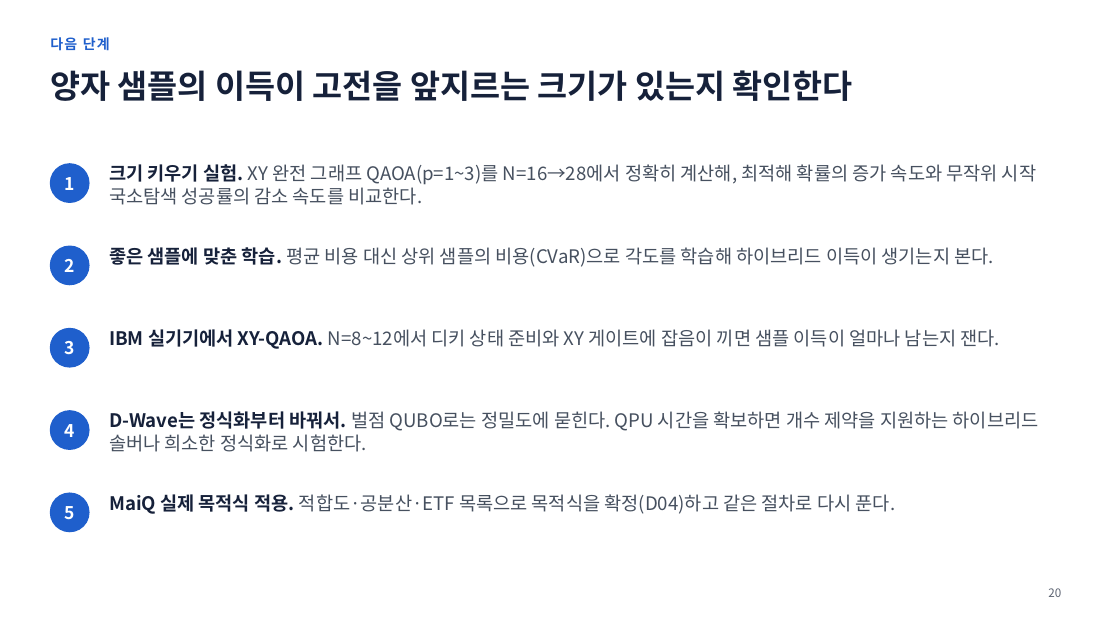
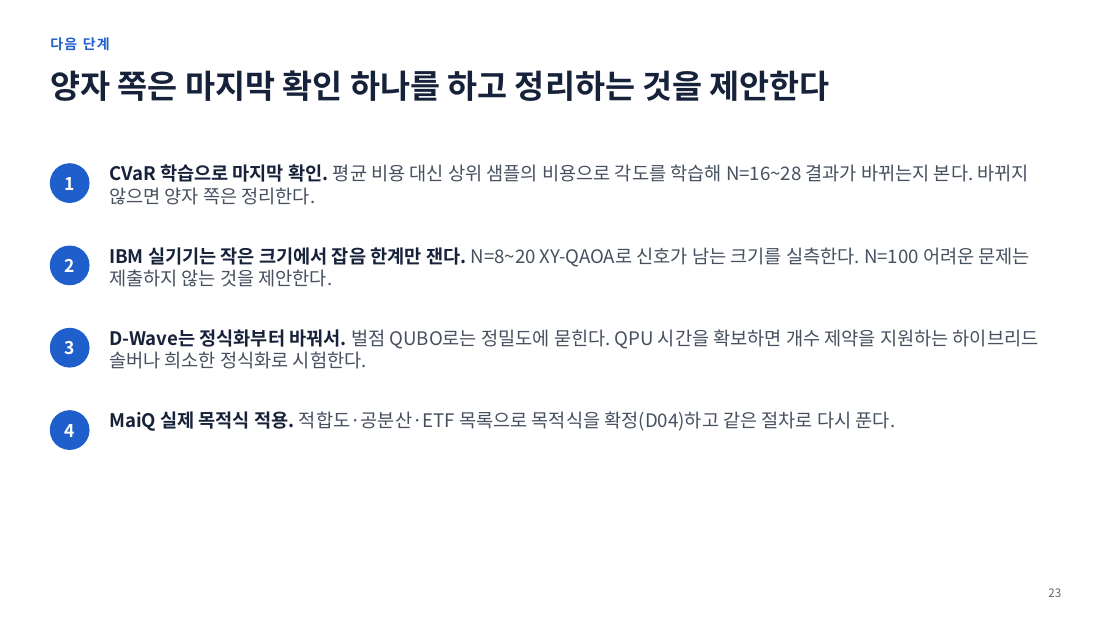
Before and after one commit to 202155570/norma-qaoa, a slide deck: slide 23 of docs/qaoa_achievements_2026-11-19.pptx (slide 20 before the commit). Drawn at 1120x630 pixels with LibreOffice and Linux fonts; fonts in the diff are those of the drawing. Boxes give left, top, right and bottom in pixels: in the first picture for what was removed or moved away, otherwise in the second. Text is boxed around its words. In the diff, an @@ line names an element or a change of style, - is before the commit and + after.

```diff
--- a/docs/qaoa_achievements_2026-11-19.pptx
+++ b/docs/qaoa_achievements_2026-11-19.pptx
@@ title at [50,70,830,101]: text changed @@
-양자 샘플의 이득이 고전을 앞지르는 크기가 있는지 확인한다
+양자 쪽은 마지막 확인 하나를 하고 정리하는 것을 제안한다
@@ text at [109,164,1029,205]: text changed @@
-크기 키우기 실험. XY 완전 그래프 QAOA(p=1~3)를 N=16→28에서 정확히 계산해, 최적해 확률의 증가 속도와 무작위 시작 국소탐색 성공률의 감소 속도를 비교한다.
+CVaR 학습으로 마지막 확인. 평균 비용 대신 상위 샘플의 비용으로 각도를 학습해 N=16~28 결과가 바뀌는지 본다. 바뀌지 않으면 양자 쪽은 정리한다.
@@ text at [109,247,1030,287]: text changed @@
-좋은 샘플에 맞춘 학습. 평균 비용 대신 상위 샘플의 비용(CVaR)으로 각도를 학습해 하이브리드 이득이 생기는지 본다.
+IBM 실기기는 작은 크기에서 잡음 한계만 잰다. N=8~20 XY-QAOA로 신호가 남는 크기를 실측한다. N=100 어려운 문제는 제출하지 않는 것을 제안한다.
@@ text "D-Wave는 정식화부터 바꿔서. 벌점 QUBO로는 ...": place and size @@
-text "D-Wave는 정식화부터 바꿔서. 벌점 QUBO로는 ..." at [109,411,1039,452]
+text "D-Wave는 정식화부터 바꿔서. 벌점 QUBO로는 ..." at [109,329,1039,369]
@@ text removed at [109,329,999,349] @@
-IBM 실기기에서 XY-QAOA. N=8~12에서 디키 상태 준비와 XY 게이트에 잡음이 끼면 샘플 이득이 얼마나 남는지 잰다.
@@ text "MaiQ 실제 목적식 적용. 적합도·공분산·ETF ...": place and size @@
-text "MaiQ 실제 목적식 적용. 적합도·공분산·ETF ..." at [109,494,896,514]
+text "MaiQ 실제 목적식 적용. 적합도·공분산·ETF ..." at [109,411,896,431]
@@ ellipse removed at [50,493,89,532] @@
@@ text removed at [65,506,75,520] @@
-5
@@ page number at [1048,588,1061,597]: text changed @@
-20
+23
```
Also in this commit, not shown: 3 other slides changed, 3 slides added, 24 other files.
